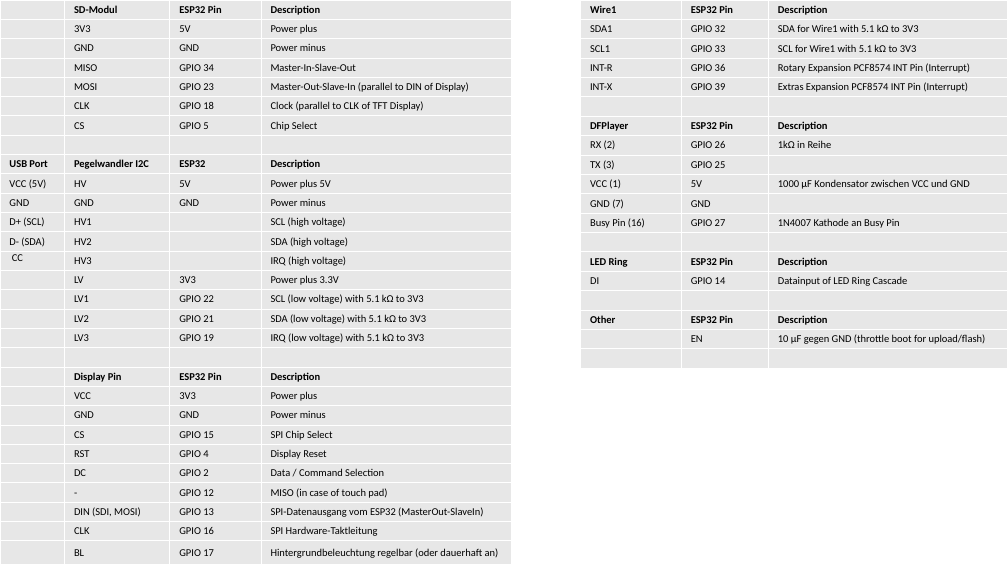
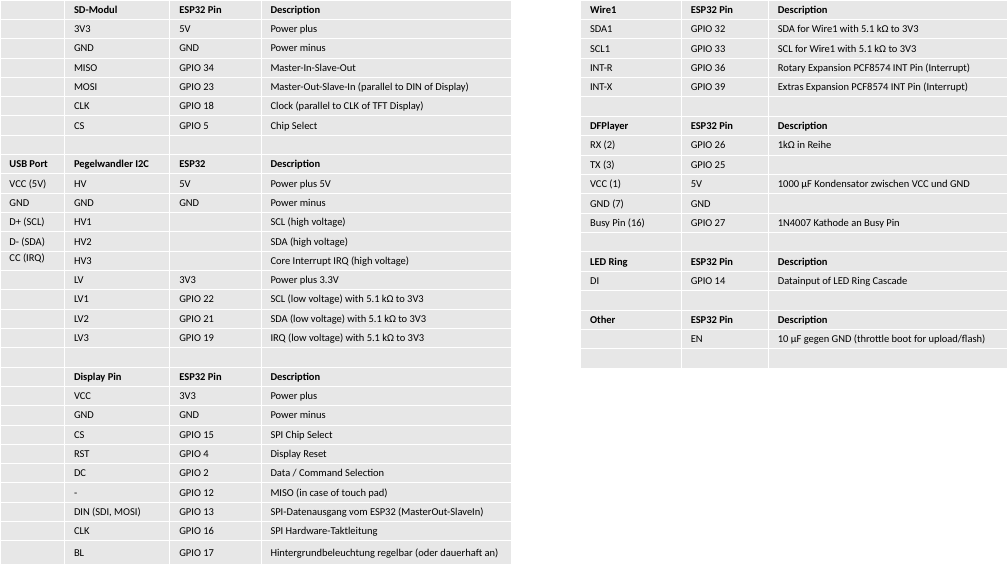
Before and after one commit to jeskes/activityboard, a slide deck: slide 24 of Activityboard.pptx. Drawn at 1008x567 pixels with LibreOffice and Linux fonts; fonts in the diff are those of the drawing. Boxes give left, top, right and bottom in pixels: in the first picture for what was removed or moved away, otherwise in the second. Text is boxed around its words. In the diff, an @@ line names an element or a change of style, - is before the commit and + after.

```diff
--- a/Activityboard.pptx
+++ b/Activityboard.pptx
@@ table at bbox=[0, 0, 512, 565] @@
-row 14, column 1: CC
+row 14, column 1: CC (IRQ)
-row 14, column 4: IRQ (high voltage)
+row 14, column 4: Core Interrupt IRQ (high voltage)
```
Also in this commit, not shown: 5 other slides changed, 5 other files.
